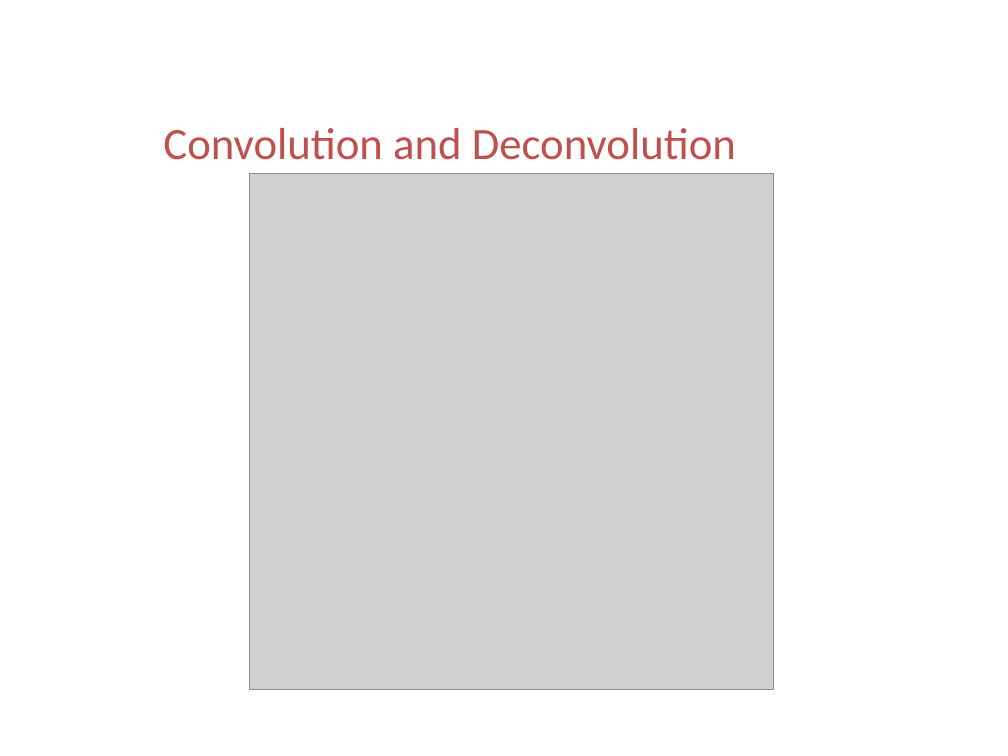
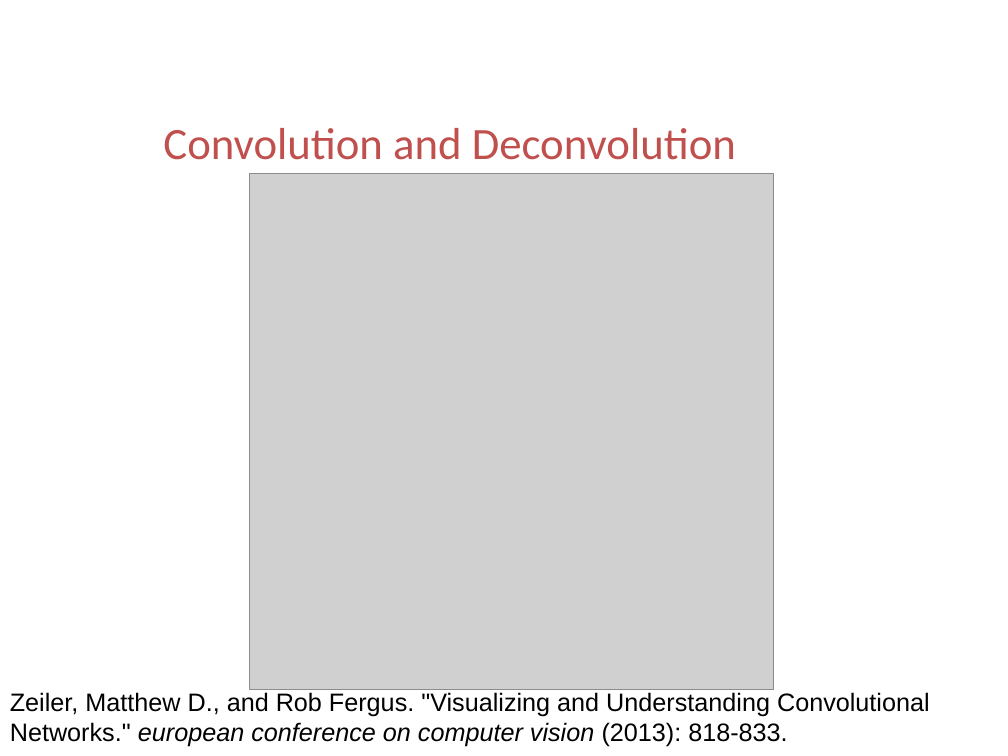
Before and after one commit to ttomchy/CV_2Project, a slide deck: slide 11 of presentation.pptx. Drawn at 1008x756 pixels with LibreOffice and Linux fonts; fonts in the diff are those of the drawing; grey boxes stand for pictures; background and template pictures are left out. Boxes give left, top, right and bottom in pixels: in the first picture for what was removed or moved away, otherwise in the second. Text is boxed around its words. In the diff, an @@ line names an element or a change of style, - is before the commit and + after.

```diff
--- a/presentation.pptx
+++ b/presentation.pptx
@@ text added at box(10, 692, 930, 747), 18 pt, text #000000 @@
+Zeiler, Matthew D., and Rob Fergus. "Visualizing and Understanding Convolutional Networks." european conference on computer vision (2013): 818-833.
```
Also in this commit, not shown: 10 other slides changed, 1 slide added, 1 slide removed.
